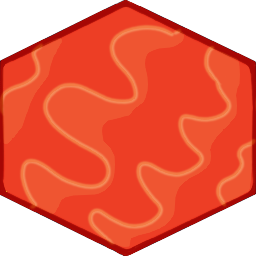
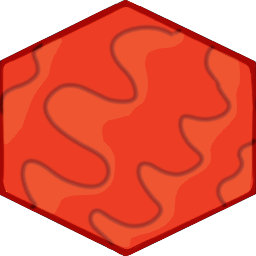
Before/after of a 256 x 256 layered artwork. What changed in the layer stack:
"Copy of Paint Layer 2": blend divide → darken over <box>0,24,256,247</box>
